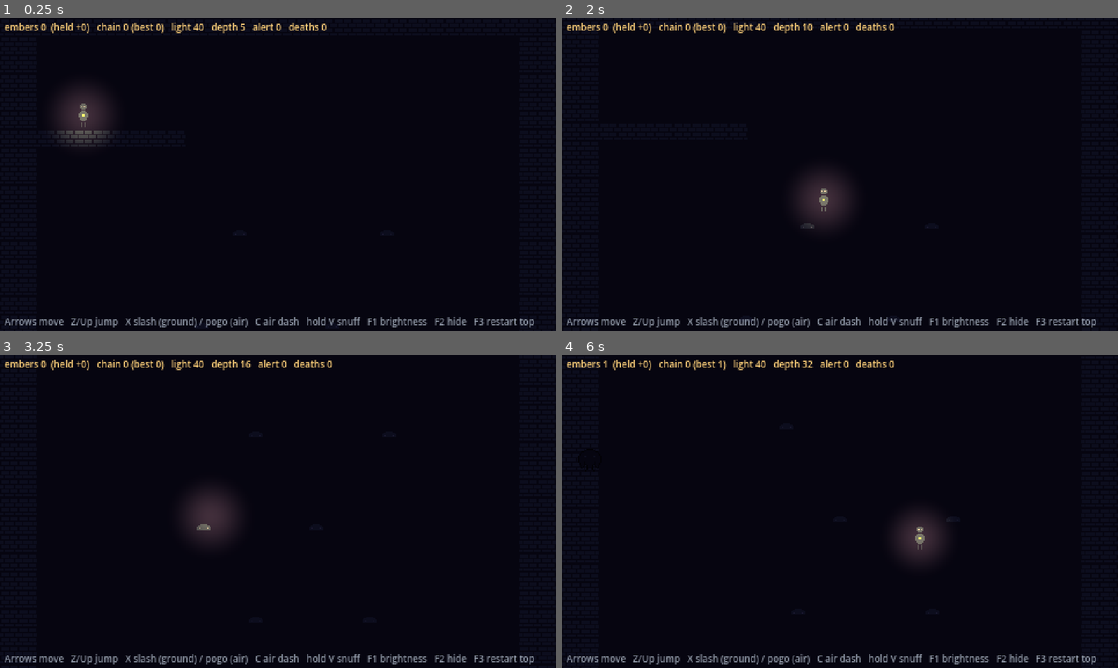
Above: before the commit, frames 1-4 (two rows, left to right).
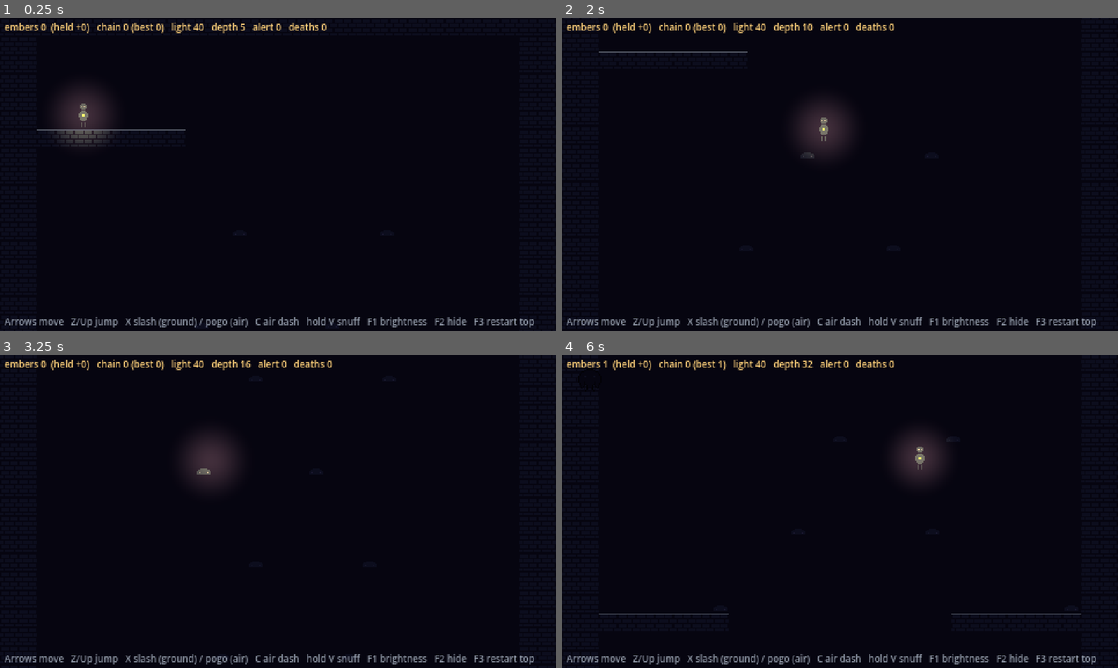
Above: after the commit, the same moments.

Repository: sonlemin/2d
Game: Godot game, scene res://scenes/shaft.tscn
Same seed, same stepped clock (60 frames per second), same inputs: the game is played once before the commit and once after it.
Inputs:
- Up to frame 1 (0.25 s): no input
- Up to frame 2 (2 s): tap Enter at 0.5 s; hold V (light) 0.53-1.28 s; hold Right (move_right) from 0.53 s (still down); tap Z (jump) at 0.77, 1.52 s; tap X (attack) at 1.35 s; tap V (light) at 1.55 s
- Up to frame 3 (3.25 s): release Right (move_right) at 2.03 s; hold Left (move_left) 2.03-2.78 s; hold V (light) 2.03-2.78 s; tap C (dash) at 2.1 s; hold Right (move_right) from 2.78 s (still down); tap V (light) at 2.85 s; tap Z (jump) at 3.02 s
- Up to frame 4 (6 s): hold V (light) 3.53-4.28 s; tap Z (jump) at 3.77, 4.52 s; release Right (move_right) at 4.28 s; hold Left (move_left) 4.28-5.03 s; tap X (attack) at 4.35 s; tap V (light) at 4.55, 5.85 s; hold Right (move_right) 5.03-5.78 s; hold V (light) 5.03-5.78 s; tap C (dash) at 5.1 s; hold Left (move_left) from 5.78 s (still down)

The runs differ from the first frame. In frame 1, 0.1% of the frame differs, in the area x 6-34%, y 35-36%; in frame 2, 2.6%, in the area x 6-68%, y 10-97%; in frame 3, 2.2%; in frame 4, 2.2%.

Commit message:
feat: see more (camera leads 70 px down while falling, faint ledge rims)
Playtest: 'can you make the player see more' / 'sometimes nowhere to land'.

Co-Authored-By: Claude Opus 5.5 <noreply@anthropic.com>
Claude-Session: https://claude.ai/code/session_01YMih48V6tBoJbcPKSnhrn5

Diff:
--- a/game/scripts/player.gd
+++ b/game/scripts/player.gd
@@ -27,6 +27,7 @@
 @export var swing_cooldown := 0.22
 @export var hitstop := 0.075            ## freeze frame on pogo hit (seconds, real time; was 0.045)
 @export var shake := 2.5                ## px camera kick on a pogo hit
+@export var look_ahead := 70.0          ## px the camera leads downward while falling (see ledges sooner)
 @export var light_kick := 18.0          ## px the light flares on a pogo hit
 @export var knockback := Vector2(150, -150)
 @export var invuln_time := 0.6
@@ -104,6 +105,9 @@
 	_sprite.scale = _sprite.scale.lerp(Vector2.ONE, clampf(12.0 * real, 0.0, 1.0))
 	_shake = move_toward(_shake, 0.0, 20.0 * real)
 	_camera.offset = Vector2(randf_range(-_shake, _shake), randf_range(-_shake, _shake))
+	# Lead the view downward while falling; ease back when standing or rising.
+	var lead := look_ahead if velocity.y > 40.0 and not is_on_floor() else 0.0
+	_camera.position.y = move_toward(_camera.position.y, lead, 140.0 * real)
 
 
 func _tick_timers(delta: float) -> void:
--- a/game/scripts/shaft.gd
+++ b/game/scripts/shaft.gd
@@ -137,8 +137,10 @@
 @onready var _controls: Label = $Debug/Controls
 
 var _deepest := 0.0
+var _rim_material := _unshaded_material()
 
 const HUD_COLOR := Color(1, 0.823529, 0.478431)
+const LEDGE_RIM := Color(0.66, 0.71, 0.76, 0.45)  ## palette 3, dimmed: "you can stand here"
 const ALERT_COLOR := Color(1, 0.35, 0.3)  ## top label turns red while any lurker is awake
 
 
@@ -187,6 +189,8 @@
 			match row[x]:
 				"#":
 					_walls.set_cell(cell, 0, Vector2i.ZERO)
+					if y > 0 and LAYOUT[y - 1][x] != "#" and LAYOUT[y - 1][x] != "L":
+						_add_ledge_rim(x, y)
 				"P":
 					_player.position = Vector2(center.x, (y + 1) * TILE - 12)  # feet on the tile below (body bottom = +12)
 				"c", "h":
@@ -202,6 +206,17 @@
 					add_child(lurker)
 
 
+## A faint unshaded line on every floor surface, so places to land read even in the dark.
+func _add_ledge_rim(x: int, y: int) -> void:
+	var rim := ColorRect.new()
+	rim.material = _rim_material
+	rim.color = LEDGE_RIM
+	rim.position = Vector2(x * TILE, y * TILE)
+	rim.size = Vector2(TILE, 1)
+	rim.mouse_filter = Control.MOUSE_FILTER_IGNORE
+	add_child(rim)
+
+
 func _is_wall(x: int, y: int) -> bool:
 	return y >= 0 and y < LAYOUT.size() and x >= 0 and x < LAYOUT[y].length() and LAYOUT[y][x] == "#"
 
@@ -246,3 +261,9 @@
 	await get_tree().create_timer(RESPAWN_DELAY, true, false, true).timeout
 	if get_tree().current_scene == self:  # test harnesses add the shaft by hand; don't reload there
 		get_tree().reload_current_scene()
+
+
+static func _unshaded_material() -> CanvasItemMaterial:
+	var m := CanvasItemMaterial.new()
+	m.light_mode = CanvasItemMaterial.LIGHT_MODE_UNSHADED
+	return m
